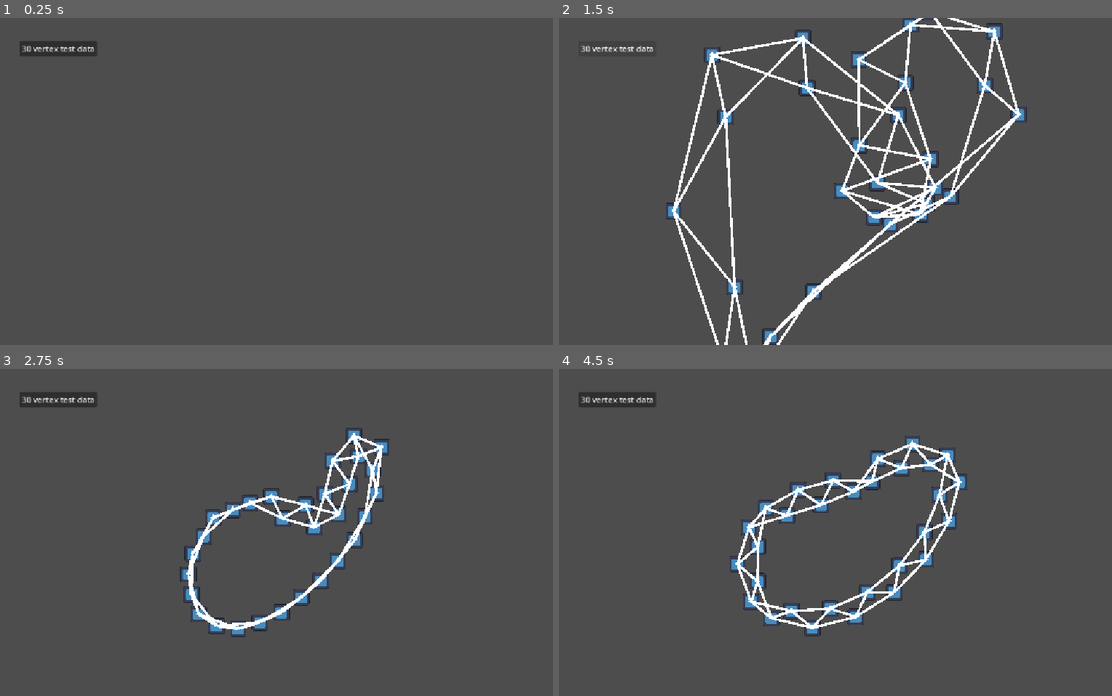
Above: before the commit, frames 1-4 (two rows, left to right).
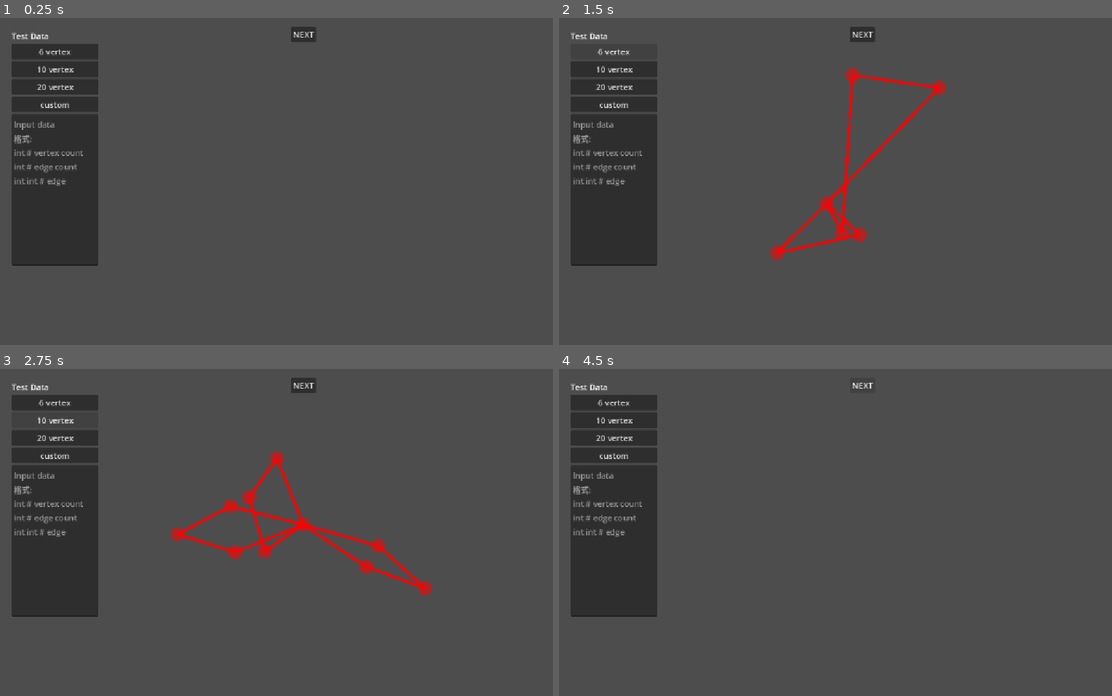
Above: after the commit, the same moments.

Repository: DennisFan11/hierholzer-sim
Game: Godot game, scene res://Main/Main.tscn
The game is run twice, just before and just after one commit, with the same random seed, the same clock (stepped at 60 frames per second) and the same inputs. The engine's default icon, where the game draws it, is replaced by a stand-in: a white triangle on a blue panel in a dark square.
Inputs (mouse positions are in pixels of both pictures, inside the frame that each line leads up to):
- Up to frame 1 (0.25 s): no input
- Up to frame 2 (1.5 s): click (619, 47) at 0.5 s, where only the run before the commit has a clickable "30 vertex test data"; click (614, 50) at 1.25 s, where only the run after the commit has a clickable "6 vertex"
- Up to frame 3 (2.75 s): click (55, 421) at 2 s, where only the run after the commit has a clickable "10 vertex"
- Up to frame 4 (4.5 s): click (614, 437) at 2.75 s, where only the run after the commit has a clickable "20 vertex"; click (614, 454) at 3.5 s, where only the run after the commit has a clickable "custom"; click (863, 385) at 4.25 s, where only the run after the commit has a clickable "NEXT"

The runs differ from the first frame. In frame 1, 9.6% of the frame differs, in the area x 2-57%, y 2-76%; in frame 2, 17%, in the area x 2-85%, y 0-100%; in frame 3, 14%; in frame 4, 14%.
Error after the commit: Invalid access to property or key 'data' on a base object of type 'Nil'. (res://Main/main.gd:62)

Commit message:
finish v1

Diff:
--- a/DataStructure/Edge.gd
+++ b/DataStructure/Edge.gd
@@ -19,3 +19,12 @@
 
 ## 客製化資料
 var data: Dictionary = {}
+
+
+func another(vertex: Vertex)-> Vertex:
+	if vertex == vertex_a:
+		return vertex_b
+	if vertex == vertex_b:
+		return vertex_a
+	push_error("vertex not linked !")
+	return null
--- a/Entity/ForceGraph/force_graph.gd
+++ b/Entity/ForceGraph/force_graph.gd
@@ -9,7 +9,7 @@
 @export var repulsion_force: float = 3000.0
 
 ## 彈簧理想長度 (相連節點之間的預期距離)
-@export var spring_length: float = 100.0
+@export var spring_length: float = 200.0
 
 ## 彈簧彈力係數 (拉扯回理想長度的力道)
 @export var spring_stiffness: float = 4.0
--- a/Main/EdgeUI/EdgeUI.tscn
+++ b/Main/EdgeUI/EdgeUI.tscn
@@ -7,3 +7,20 @@
 
 [node name="Line2D" type="Line2D" parent="." unique_id=396799672]
 unique_name_in_owner = true
+
+[node name="Marker2D" type="Marker2D" parent="." unique_id=144547997]
+unique_name_in_owner = true
+top_level = true
+
+[node name="Label" type="RichTextLabel" parent="Marker2D" unique_id=1676194702]
+unique_name_in_owner = true
+offset_left = -82.0
+offset_top = -51.0
+offset_right = 85.0
+offset_bottom = 49.0
+theme_override_constants/shadow_outline_size = 4
+theme_override_constants/outline_size = 4
+bbcode_enabled = true
+fit_content = true
+horizontal_alignment = 1
+vertical_alignment = 1
--- a/Main/EdgeUI/edge_ui.gd
+++ b/Main/EdgeUI/edge_ui.gd
@@ -14,3 +14,13 @@
 	var a = edge.vertex_a.data.get("position", Vector2.ZERO)
 	var b = edge.vertex_b.data.get("position", Vector2.ZERO)
 	%Line2D.points = [a, b]
+
+	%Marker2D.global_position = (a+b) /2.0
+	%Label.text = "[color=green][font_size=60]"+str(edge.data.get("SEQ", ""))
+
+	%Line2D.modulate = \
+		Color.WHITE if edge.data.get("walked", false) else Color.RED
+
+	## 已回收
+	if edge.data.get("SEQ", -1) != -1:
+		%Line2D.modulate = Color.AQUA
--- a/Main/Main.tscn
+++ b/Main/Main.tscn
@@ -16,13 +16,57 @@
 grow_horizontal = 2
 grow_vertical = 2
 
-[node name="case30" type="Button" parent="CanvasLayer/Control" unique_id=1253659602]
+[node name="Next" type="Button" parent="CanvasLayer/Control" unique_id=564687129]
+unique_name_in_owner = true
 layout_mode = 0
-offset_left = 39.0
-offset_top = 45.0
-offset_right = 192.0
-offset_bottom = 76.0
-text = "30 vertex test data"
+offset_left = 576.0
+offset_top = 17.0
+offset_right = 625.0
+offset_bottom = 48.0
+text = "NEXT"
+
+[node name="VBoxContainer" type="VBoxContainer" parent="CanvasLayer/Control" unique_id=1558421738]
+layout_mode = 1
+anchors_preset = 15
+anchor_right = 1.0
+anchor_bottom = 1.0
+offset_left = 23.0
+offset_top = 24.0
+offset_right = -957.0
+offset_bottom = -139.0
+grow_horizontal = 2
+grow_vertical = 2
+
+[node name="Label" type="Label" parent="CanvasLayer/Control/VBoxContainer" unique_id=1950078959]
+unique_name_in_owner = true
+layout_mode = 2
+text = "Test Data"
+
+[node name="case6" type="Button" parent="CanvasLayer/Control/VBoxContainer" unique_id=1005616507]
+layout_mode = 2
+text = "6 vertex"
+
+[node name="case10" type="Button" parent="CanvasLayer/Control/VBoxContainer" unique_id=2031220082]
+layout_mode = 2
+text = "10 vertex"
+
+[node name="case20" type="Button" parent="CanvasLayer/Control/VBoxContainer" unique_id=1253659602]
+layout_mode = 2
+text = "20 vertex"
+
+[node name="custom" type="Button" parent="CanvasLayer/Control/VBoxContainer" unique_id=1279396355]
+layout_mode = 2
+text = "custom"
+
+[node name="LineEdit" type="TextEdit" parent="CanvasLayer/Control/VBoxContainer" unique_id=621811558]
+unique_name_in_owner = true
+custom_minimum_size = Vector2(104.14, 300)
+layout_mode = 2
+placeholder_text = "Input data
+格式:
+int # vertex count
+int # edge count
+int int # edge"
 
 [node name="ForceGraph" type="Node2D" parent="." unique_id=1329134909]
 unique_name_in_owner = true
@@ -32,4 +76,8 @@
 [node name="Camera2D" type="Camera2D" parent="." unique_id=325616736]
 zoom = Vector2(0.51, 0.51)
 
-[connection signal="pressed" from="CanvasLayer/Control/case30" to="." method="_on_case_30_pressed"]
+[connection signal="pressed" from="CanvasLayer/Control/Next" to="." method="_on_next_pressed"]
+[connection signal="pressed" from="CanvasLayer/Control/VBoxContainer/case6" to="." method="_on_case_6_pressed"]
+[connection signal="pressed" from="CanvasLayer/Control/VBoxContainer/case10" to="." method="_on_case_10_pressed"]
+[connection signal="pressed" from="CanvasLayer/Control/VBoxContainer/case20" to="." method="_on_case_20_pressed"]
+[connection signal="pressed" from="CanvasLayer/Control/VBoxContainer/custom" to="." method="_on_custom_pressed"]
--- /dev/null
+++ b/Main/VertexUI/VertexUI.gdshader
@@ -0,0 +1,24 @@
+shader_type canvas_item;
+
+// 接收從外部傳入的顏色參數，在屬性面板中會顯示為顏色選擇器
+uniform vec4 circle_color : source_color = vec4(1.0, 1.0, 1.0, 1.0);
+
+// 控制圓形的半徑 (最大值通常為 0.5，剛好填滿 UV 空間)
+uniform float radius : hint_range(0.0, 1.0) = 0.45;
+
+// 控制邊緣平滑（羽化）的程度
+uniform float smoothing : hint_range(0.0, 0.5) = 0.05;
+
+void fragment() {
+    // 1. 取得當前像素的 UV 座標，並計算到中心點 (0.5, 0.5) 的距離
+    vec2 center = vec2(0.5, 0.5);
+    float dist = distance(UV, center);
+
+    // 2. 使用 smoothstep 計算抗鋸齒的平滑遮罩
+    // 當距離小於內邊界時，回傳 0；大於外邊界時，回傳 1；中間則平滑過渡。
+    // 用 1.0 減去結果，讓圓形內部是不透明 (1.0)，外部是透明 (0.0)
+    float mask = 1.0 - smoothstep(radius - smoothing, radius, dist);
+
+    // 3. 將最終顏色與計算好的透明度遮罩相乘
+    COLOR = vec4(circle_color.rgb, circle_color.a * mask);
+}
--- a/Main/VertexUI/VertexUI.tscn
+++ b/Main/VertexUI/VertexUI.tscn
@@ -2,10 +2,20 @@
 
 [ext_resource type="Script" uid="uid://mlvf64oshca8" path="res://Main/VertexUI/vertex_ui.gd" id="1_4xkr3"]
 [ext_resource type="Texture2D" uid="uid://d1ki5imqgkqfk" path="res://icon.svg" id="1_b3ula"]
+[ext_resource type="Shader" uid="uid://c2vqw2wdbfr0f" path="res://Main/VertexUI/VertexUI.gdshader" id="2_6npx4"]
+
+[sub_resource type="ShaderMaterial" id="ShaderMaterial_hcdvc"]
+resource_local_to_scene = true
+shader = ExtResource("2_6npx4")
+shader_parameter/circle_color = Color(1, 1, 1, 1)
+shader_parameter/radius = 0.45
+shader_parameter/smoothing = 0.05
 
 [node name="VertexUi" type="Node2D" unique_id=1465476548]
 script = ExtResource("1_4xkr3")
 
 [node name="Icon" type="Sprite2D" parent="." unique_id=2064957548]
+unique_name_in_owner = true
+material = SubResource("ShaderMaterial_hcdvc")
 scale = Vector2(0.5, 0.5)
 texture = ExtResource("1_b3ula")
--- a/Main/VertexUI/vertex_ui.gd
+++ b/Main/VertexUI/vertex_ui.gd
@@ -12,3 +12,20 @@
 		push_warning("vertex not exist")
 		return
 	global_position = vertex.data.get("position", Vector2.ZERO)
+
+	match vertex.data.get("current", "IDLE"):
+		"IDLE":
+
+			modulate = Color.FIREBRICK
+		"WALK":
+			modulate = Color.GREEN_YELLOW
+		"BACK":
+			modulate = Color.SKY_BLUE
+	(%Icon.material as ShaderMaterial).set_shader_parameter("circle_color",modulate)
+
+
+
+
+
+
+##
--- a/Main/main.gd
+++ b/Main/main.gd
@@ -21,6 +21,8 @@
 	_graph.new_edge.connect(_new_edge)
 
 	_force_graph._graph = _graph
+	starting = false
+	next.emit()
 
 
 func _new_vertex(v: Vertex):
@@ -41,18 +43,85 @@
 
 
 
-## ALG
-
-
-
-var _current_node: Vertex
-
-
-
-
-
-
-
+## Euler Circuit ALG
+
+var sql: int
+var starting: bool = false
+signal next
+
+func step():
+	if not starting:
+		starting = true
+		sql = 0
+		dfs(_graph.get_vertex_list().pick_random(), null)
+	next.emit()
+
+
+
+func dfs(current: Vertex, in_edge: Edge ):
+	current.data["current"] = "WALK"
+
+	if in_edge: in_edge.data["walked"] = true
+	for edge in current.get_edge_list():
+		if not edge.data.get("walked", false):
+			await next
+			if not is_instance_valid(current): return
+
+			current.data["current"] = "IDLE"
+			await dfs(edge.another(current), edge)
+			if not is_instance_valid(current): return
+
+
+	if not is_instance_valid(current): return
+
+	if in_edge:
+		in_edge.another(current).data["current"] = "BACK"
+		sql+=1
+		in_edge.data["SEQ"] = sql
+	await next
+	if not is_instance_valid(current): return
+
+	if in_edge:
+		in_edge.another(current).data["current"] = "IDLE"
+
+
+
+
+
+
+## CONTROL
+func _process(delta: float) -> void:
+	control()
+
+var hold_vertex: Vertex
+
+func control():
+	var mouse_pos = get_global_mouse_position()
+
+	# 當滑鼠剛按下的瞬間，尋找鼠標範圍內最近的節點
+	if Input.is_action_just_pressed("click"):
+		var min_distance: float = 30.0
+		hold_vertex = null
+
+		# 確保 graph 存在並迭代所有節點
+		if is_instance_valid(_graph):
+			for v in _graph.get_vertex_list():
+				# 假設你的節點座標儲存在 data["position"] 中，若無則預設為 Vector2.ZERO
+				var v_pos = v.data.get("position", Vector2.ZERO)
+				var dist = v_pos.distance_to(mouse_pos)
+
+				# 找出距離小於 30 且最近的節點
+				if dist < min_distance:
+					min_distance = dist
+					hold_vertex = v
+
+	# 當滑鼠放開時，清空選取的節點
+	elif Input.is_action_just_released("click"):
+		hold_vertex = null
+
+	# 如果目前有抓取節點，則將其位置更新為滑鼠當前位置
+	if hold_vertex:
+		hold_vertex.data["position"] = mouse_pos
 
 
 
@@ -63,71 +132,82 @@
 
 ### TEST CASES
 
-
-
-
-func _on_case_30_pressed() -> void:
+func _on_next_pressed() -> void:
+	step()
+
+
+
+
+func _on_case_20_pressed() -> void:
 	new_graph()
 	_graph.parse_graph(
-"30
-60
+"20
+30
+0 1
+1 2
+2 0
+2 3
+3 4
+4 2
+4 5
+5 6
+6 4
+6 7
+7 8
+8 6
+8 9
+9 10
+10 8
+10 11
+11 12
+12 10
+12 13
+13 14
+14 12
+14 15
+15 16
+16 14
+16 17
+17 18
+18 16
+18 19
+19 0
+0 18")
+
+
+func _on_case_6_pressed() -> void:
+	new_graph()
+	_graph.parse_graph(
+"6
+7
+0 1
+0 3
+1 2
+2 3
+3 4
+3 5
+4 5")
+
+
+
+func _on_custom_pressed() -> void:
+	new_graph()
+	_graph.parse_graph(%LineEdit.text)
+
+
+func _on_case_10_pressed() -> void:
+	new_graph()
+	_graph.parse_graph("10
+12
 0 1
 1 2
 2 3
-3 4
+3 0
+0 4
 4 5
 5 6
-6 7
+6 0
+0 7
 7 8
 8 9
-9 10
-10 11
-11 12
-12 13
-13 14
-14 15
-15 16
-16 17
-17 18
-18 19
-19 20
-20 21
-21 22
-22 23
-23 24
-24 25
-25 26
-26 27
-27 28
-28 29
-29 0
-0 2
-1 3
-2 4
-3 5
-4 6
-5 7
-6 8
-7 9
-8 10
-9 11
-10 12
-11 13
-12 14
-13 15
-14 16
-15 17
-16 18
-17 19
-18 20
-19 21
-20 22
-21 23
-22 24
-23 25
-24 26
-25 27
-26 28
-27 29
-28 0
-29 1")
+9 0")
--- a/project.godot
+++ b/project.godot
@@ -19,6 +19,14 @@
 
 window/stretch/mode="canvas_items"
 
+[input]
+
+click={
+"deadzone": 0.2,
+"events": [Object(InputEventMouseButton,"resource_local_to_scene":false,"resource_name":"","device":-1,"window_id":0,"alt_pressed":false,"shift_pressed":false,"ctrl_pressed":false,"meta_pressed":false,"button_mask":1,"position":Vector2(838, 47),"global_position":Vector2(857, 143),"factor":1.0,"button_index":1,"canceled":false,"pressed":true,"double_click":false,"script":null)
+]
+}
+
 [physics]
 
 3d/physics_engine="Jolt Physics"
Not shown, added: Main/VertexUI/VertexUI.gdshader.uid
Not shown, added: export_presets.cfg
